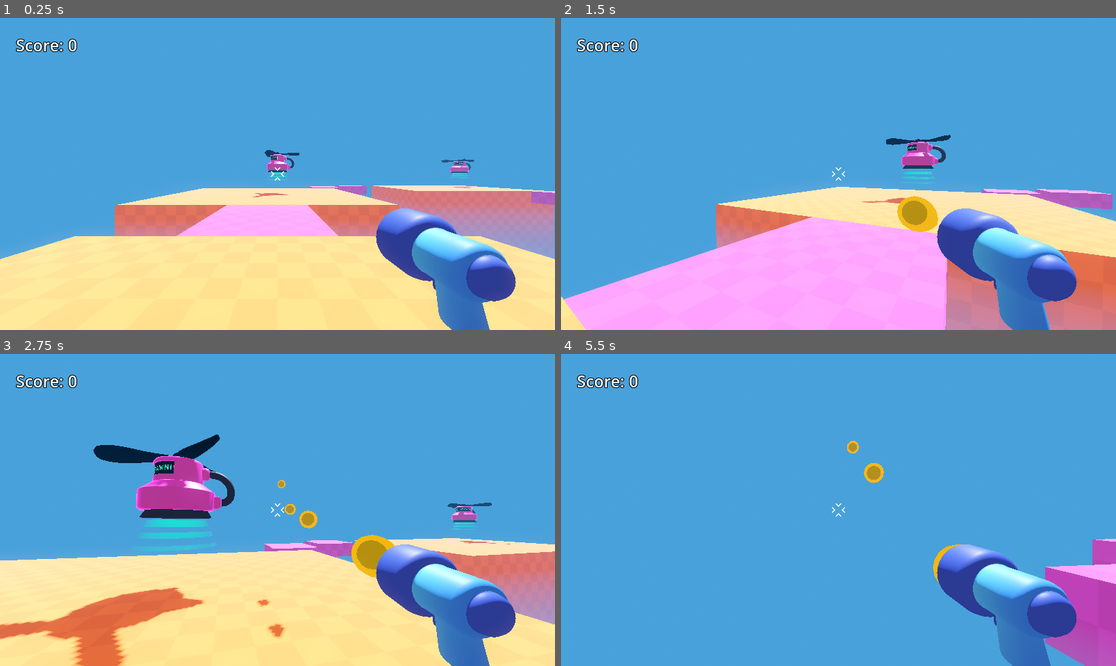
Above: before the commit, frames 1-4 (two rows, left to right).
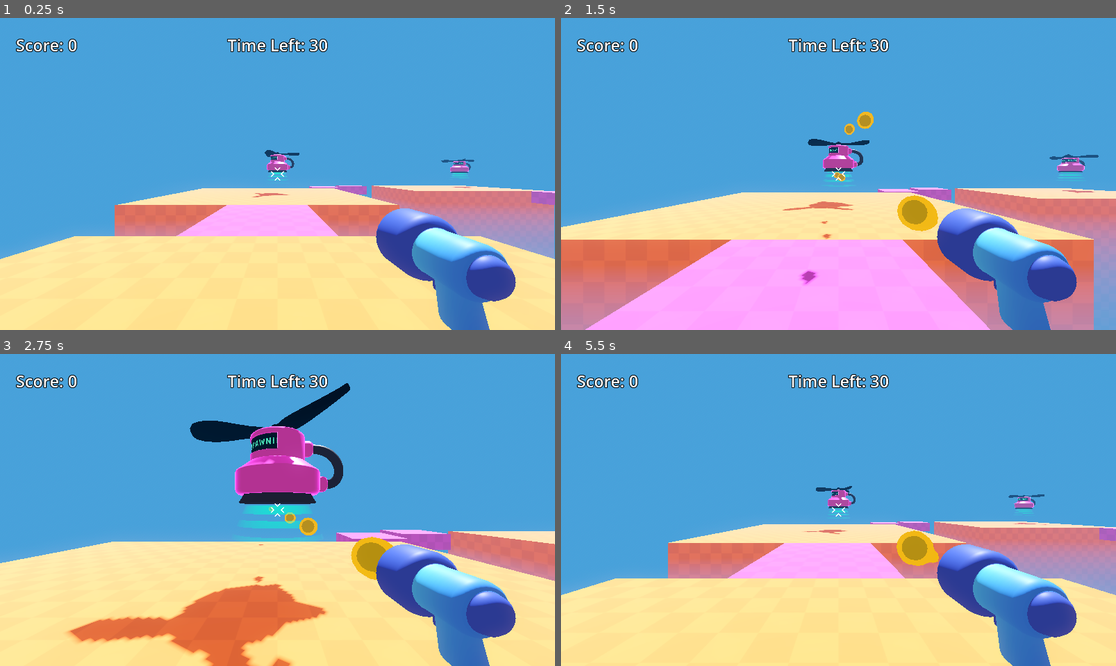
Above: after the commit, the same moments.

Repository: jcarnaxide/first-3d-game
Game: Godot game, scene res://game.tscn
The game is run twice, just before and just after one commit, with the same random seed, the same clock (stepped at 60 frames per second) and the same inputs.
Inputs (mouse positions are in pixels of both pictures, inside the frame that each line leads up to):
- Up to frame 1 (0.25 s): no input
- Up to frame 2 (1.5 s): move the mouse to (866, 174) at 0.52 s; press the mouse at (866, 174) at 0.53 s; hold W (move_forward) from 0.53 s (still down); tap Space (jump) at 0.77 s; move the mouse to (810, 174) at 1.27 s; release the mouse at (810, 174) at 1.28 s; click (810, 174) at 1.35 s
- Up to frame 3 (2.75 s): keep holding W (move_forward); tap Space (jump) at 1.52 s; move the mouse to (288, 503) at 2.02 s; press the mouse at (288, 503) at 2.03 s
- Up to frame 4 (5.5 s): keep holding W (move_forward); move the mouse to (832, 516) at 2.77 s; release the mouse at (832, 516) at 2.78 s; click (832, 516) at 2.85 s; tap Space (jump) at 3.02, 3.77, 4.52 s; move the mouse to (877, 513) at 3.52 s; press the mouse at (877, 513) at 3.53 s; move the mouse to (794, 506) at 4.27 s; release the mouse at (794, 506) at 4.28 s; click (794, 506) at 4.35 s; move the mouse to (844, 510) at 5.02 s; press the mouse at (844, 510) at 5.03 s

The runs differ from the first frame. In frame 1, 0.5% of the frame differs, in the area x 40-60%, y 6-11%; in frame 2, 21%; in frame 3, 25%; in frame 4, 37%, in the area x 0-100%, y 6-100%.

Commit message:
working on remaining time challenge

Diff:
--- a/first-3d-game/game.gd
+++ b/first-3d-game/game.gd
@@ -1,12 +1,23 @@
 extends Node3D
 
 var player_score = 0
-@onready var label = %Label
+var remaining_time = 30
+
+@onready var score = %Score
+@onready var remaining_time_label = %RemainingTime
 
 
 func increase_score():
 	player_score += 1
-	label.text = "Score: %s" % player_score
+	score.text = "Score: %s" % player_score
+
+
+func update_remaining_time():
+	remaining_time -= 1
+	remaining_time_label.text = "Time Left: %s" % remaining_time
+
+	if remaining_time == 0:
+		get_tree().paused = true
 
 
 func do_poof(mob_global_position):
@@ -24,3 +35,7 @@
 
 func _on_area_3d_body_entered(body):
 	get_tree().reload_current_scene.call_deferred()
+
+
+func _on_timer_timeout():
+	pass # Replace with function body.
--- a/first-3d-game/game.tscn
+++ b/first-3d-game/game.tscn
@@ -5,6 +5,7 @@
 [ext_resource type="Material" uid="uid://dwpa81svtj38k" path="res://level/platform.tres" id="2_feb5d"]
 [ext_resource type="Material" uid="uid://b58aoy53foiwg" path="res://level/bridge.tres" id="3_fc0e3"]
 [ext_resource type="PackedScene" uid="uid://ce0p7i3p5x4gc" path="res://mob/spawner/mob_spawner_3d.tscn" id="4_fc0e3"]
+[ext_resource type="LabelSettings" uid="uid://dqkov36ekhm1y" path="res://hud_label_settings.tres" id="6_ryrav"]
 
 [sub_resource type="ProceduralSkyMaterial" id="ProceduralSkyMaterial_feb5d"]
 sky_horizon_color = Color(0.66224277, 0.6717428, 0.6867428, 1)
@@ -25,11 +26,6 @@
 fog_light_color = Color(0.23194602, 0.4992339, 0.74358267, 1)
 fog_height = -0.4
 fog_height_density = 0.35
-
-[sub_resource type="LabelSettings" id="LabelSettings_fc0e3"]
-font_size = 56
-outline_size = 10
-outline_color = Color(0, 0, 0, 1)
 
 [sub_resource type="WorldBoundaryShape3D" id="WorldBoundaryShape3D_7jktm"]
 
@@ -122,14 +118,37 @@
 [node name="MobSpawner3D3" parent="." unique_id=2067237696 instance=ExtResource("4_fc0e3")]
 transform = Transform3D(1, 0, 0, 0, 1, 0, 0, 0, 1, 27.69964, 0, -4.9723434)
 
-[node name="Label" type="Label" parent="." unique_id=969325164]
+[node name="HUD" type="Control" parent="." unique_id=1002076416]
+layout_mode = 3
+anchors_preset = 15
+anchor_right = 1.0
+anchor_bottom = 1.0
+grow_horizontal = 2
+grow_vertical = 2
+
+[node name="Score" type="Label" parent="HUD" unique_id=969325164]
 unique_name_in_owner = true
+layout_mode = 0
 offset_left = 55.0
 offset_top = 55.0
 offset_right = 267.0
 offset_bottom = 132.0
 text = "Score: 0"
-label_settings = SubResource("LabelSettings_fc0e3")
+label_settings = ExtResource("6_ryrav")
+
+[node name="RemainingTime" type="Label" parent="HUD" unique_id=1740568403]
+unique_name_in_owner = true
+layout_mode = 1
+anchors_preset = 5
+anchor_left = 0.5
+anchor_right = 0.5
+offset_left = -173.5
+offset_top = 55.0
+offset_right = 173.5
+offset_bottom = 132.0
+grow_horizontal = 2
+text = "Time Left: 30"
+label_settings = ExtResource("6_ryrav")
 
 [node name="Area3D" type="Area3D" parent="." unique_id=1910478545]
 collision_layer = 0
@@ -138,7 +157,11 @@
 transform = Transform3D(1, 0, 0, 0, 1, 0, 0, 0, 1, 0, -1.8049114, 0)
 shape = SubResource("WorldBoundaryShape3D_7jktm")
 
+[node name="Timer" type="Timer" parent="." unique_id=1869426481]
+autostart = true
+
 [connection signal="mob_spawned" from="MobSpawner3D" to="." method="_on_mob_spawner_3d_mob_spawned"]
 [connection signal="mob_spawned" from="MobSpawner3D2" to="." method="_on_mob_spawner_3d_mob_spawned"]
 [connection signal="mob_spawned" from="MobSpawner3D3" to="." method="_on_mob_spawner_3d_mob_spawned"]
 [connection signal="body_entered" from="Area3D" to="." method="_on_area_3d_body_entered"]
+[connection signal="timeout" from="Timer" to="." method="_on_timer_timeout"]
--- /dev/null
+++ b/first-3d-game/hud_label_settings.tres
@@ -0,0 +1,6 @@
+[gd_resource type="LabelSettings" format=3 uid="uid://dqkov36ekhm1y"]
+
+[resource]
+font_size = 56
+outline_size = 10
+outline_color = Color(0, 0, 0, 1)
Not shown, added: first-3d-game/export_presets.cfg
